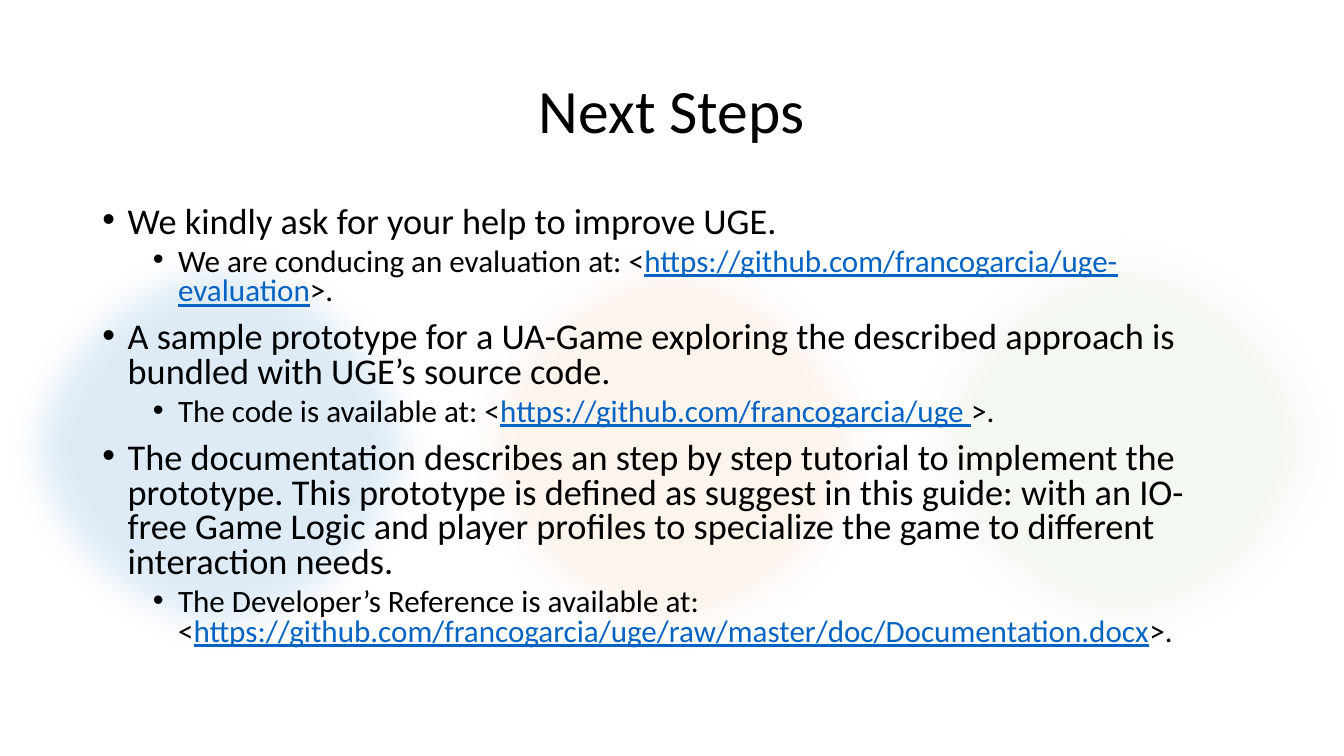
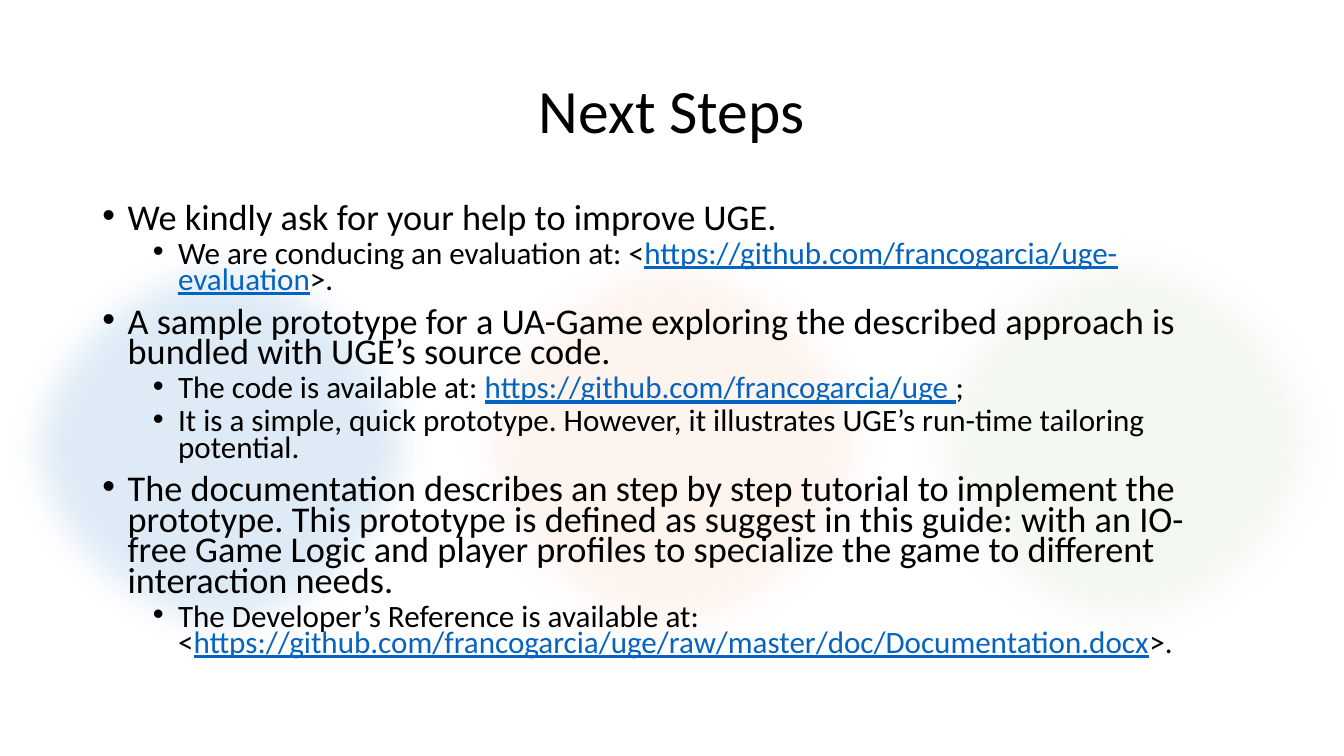
Before and after one commit to francogarcia/uge, a slide deck: slide 56 of doc/UGE in a Nutshell.pptx. Drawn at 1344x756 pixels with LibreOffice and Linux fonts; fonts in the diff are those of the drawing. Boxes give left, top, right and bottom in pixels: in the first picture for what was removed or moved away, otherwise in the second. Text is boxed around its words. In the diff, an @@ line names an element or a change of style, - is before the commit and + after.

```diff
--- a/doc/UGE in a Nutshell.pptx
+++ b/doc/UGE in a Nutshell.pptx
@@ text at <box>128,204,1183,659</box>: line spacing 0.8 to 0.7 @@
@@ text at <box>178,376,1144,463</box>: text changed; text colour #0563C1 to #000000 @@
-  • The code is available at: <https://github.com/francogarcia/uge >.
+  • The code is available at: https://github.com/francogarcia/uge ;
+  • It is a simple, quick prototype. However, it illustrates UGE’s run-time tailoring potential.
```
Also in this commit, not shown: 21 other slides changed.
